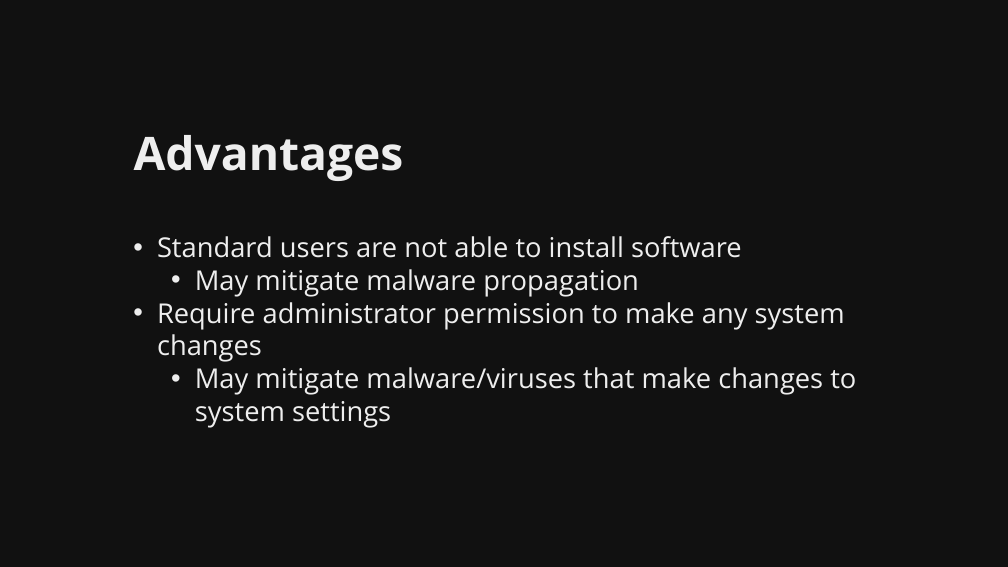
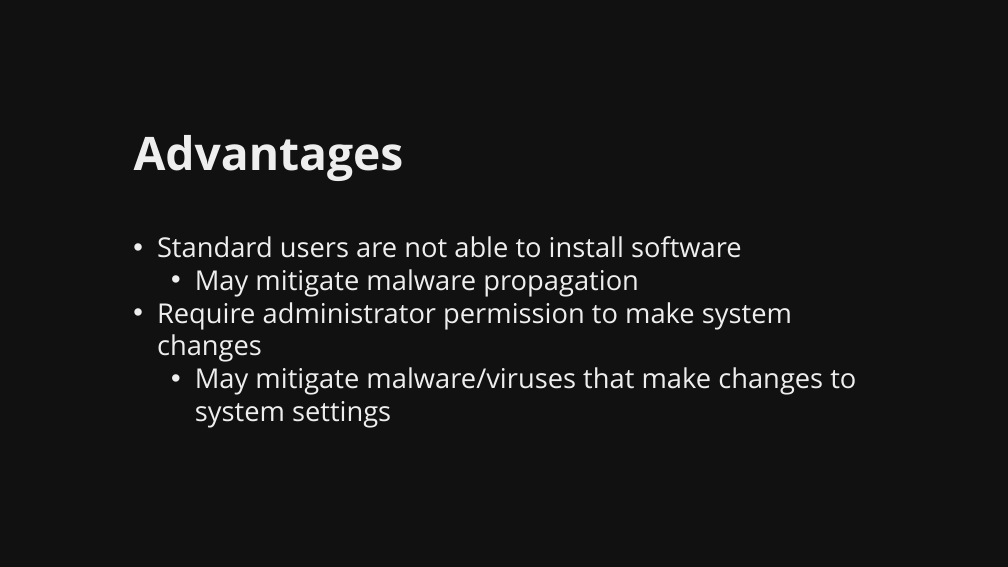
Before and after one commit to martymcflywa/ecu, a slide deck: slide 62 of year_1/sem_2/CSI1101_computer_security/0b_assignment_2_[22MAY15_0900]/dev/CSI1101_PONCE_A2_v01.pptx (slide 61 before the commit). Drawn at 1008x567 pixels with LibreOffice and Linux fonts; fonts in the diff are those of the drawing. Boxes give left, top, right and bottom in pixels: in the first picture for what was removed or moved away, otherwise in the second. Text is boxed around its words. In the diff, an @@ line names an element or a change of style, - is before the commit and + after.

```diff
--- a/year_1/sem_2/CSI1101_computer_security/0b_assignment_2_[22MAY15_0900]/dev/CSI1101_PONCE_A2_v01.pptx
+++ b/year_1/sem_2/CSI1101_computer_security/0b_assignment_2_[22MAY15_0900]/dev/CSI1101_PONCE_A2_v01.pptx
@@ text at <box>157,302,792,362</box>: text changed @@
-• Require administrator permission to make any system changes
+• Require administrator permission to make system changes
```
Also in this commit, not shown: 8 other slides changed, 10 slides added, 5 other files.
